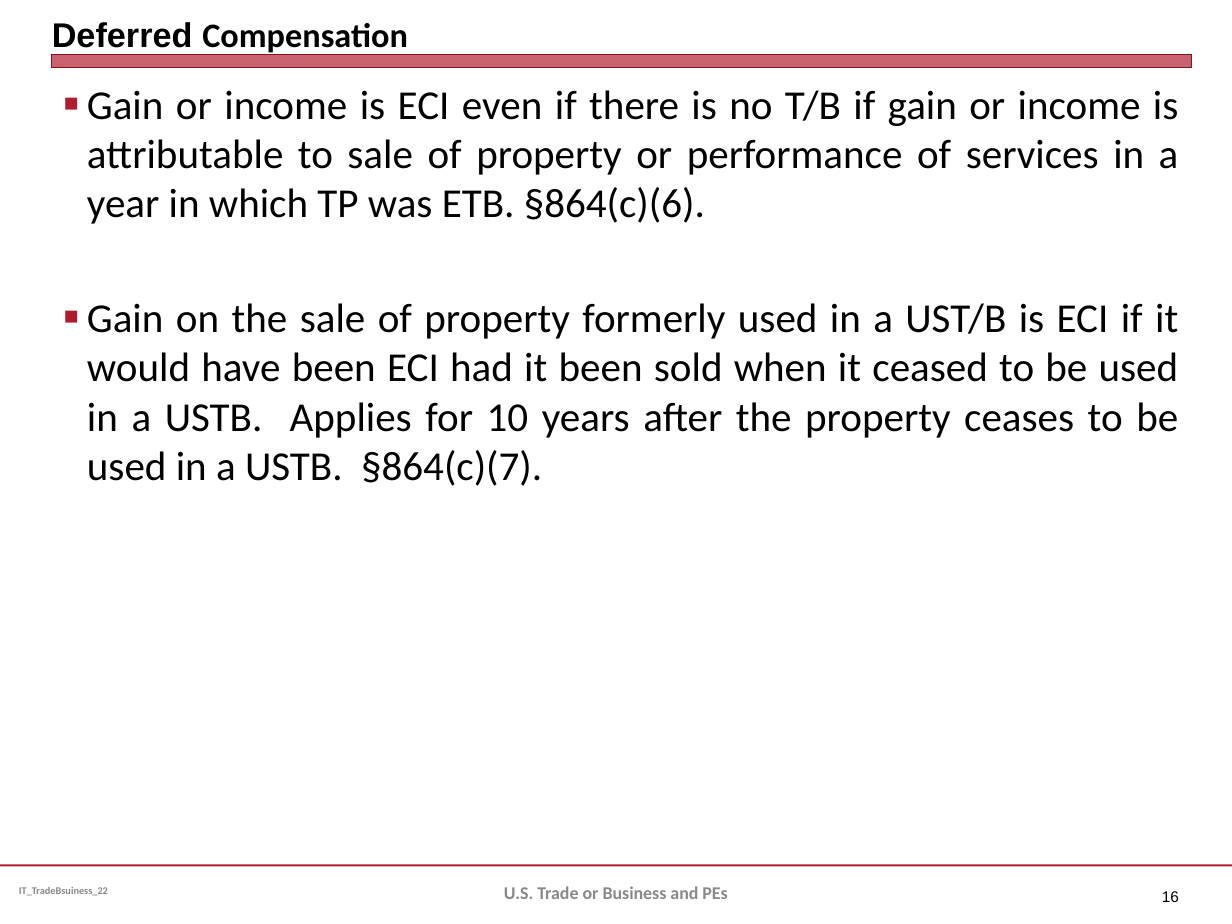
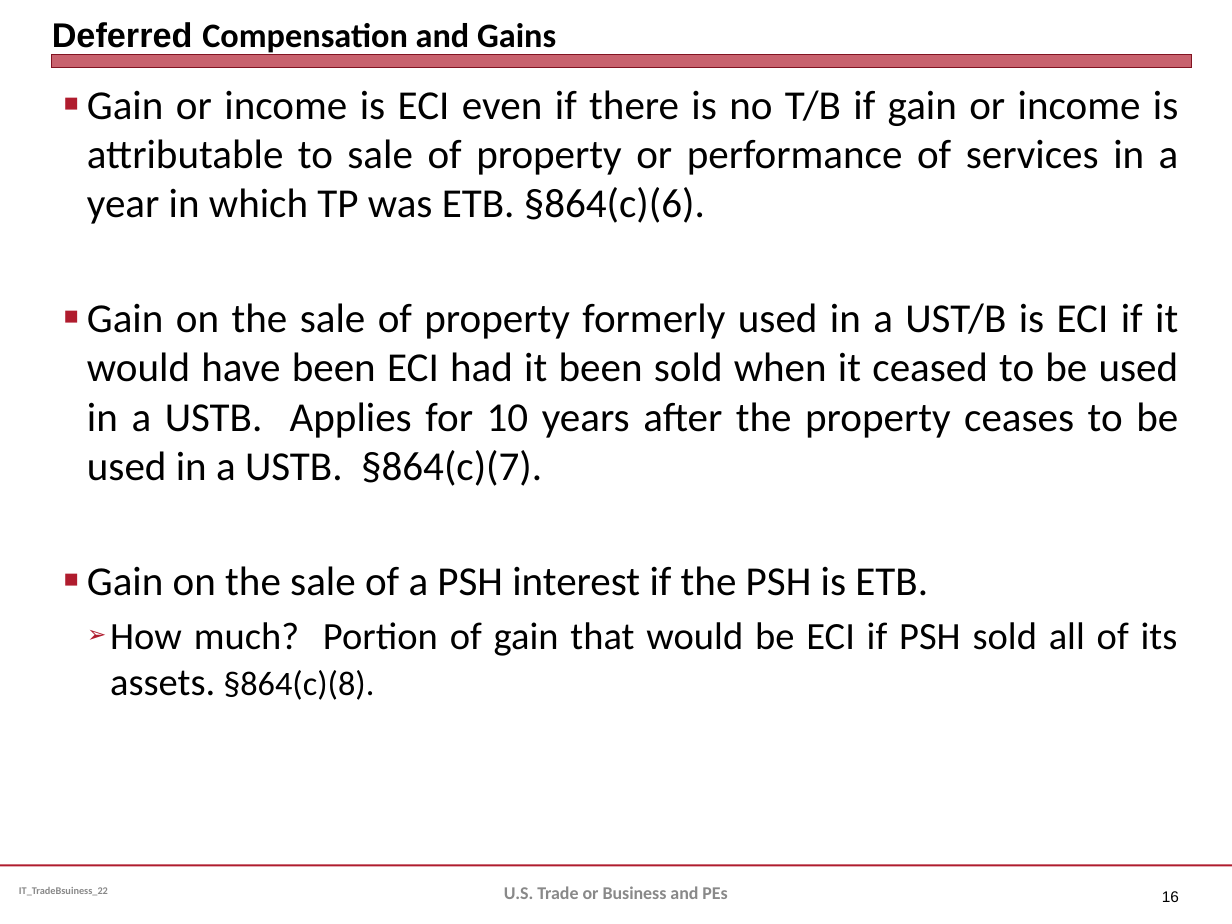
Before and after one commit to jmc877/International-Tax, a slide deck: slide 16 of slides/IT_Slides_ETB_22.pptx. Drawn at 1232x924 pixels with LibreOffice and Linux fonts; fonts in the diff are those of the drawing. Boxes give left, top, right and bottom in pixels: in the first picture for what was removed or moved away, otherwise in the second. Text is boxed around its words. In the diff, an @@ line names an element or a change of style, - is before the commit and + after.

```diff
--- a/slides/IT_Slides_ETB_22.pptx
+++ b/slides/IT_Slides_ETB_22.pptx
@@ title at [52,22,556,56]: text changed @@
-Deferred Compensation
+Deferred Compensation and Gains
@@ text at [87,566,1178,700]: paragraphs added @@
+■ Gain on the sale of a PSH interest if the PSH is ETB.
+  ➢ How much? Portion of gain that would be ECI if PSH sold all of its assets. §864(c)(8).
```
Also in this commit, not shown: 2 other slides changed, 1 other file.
